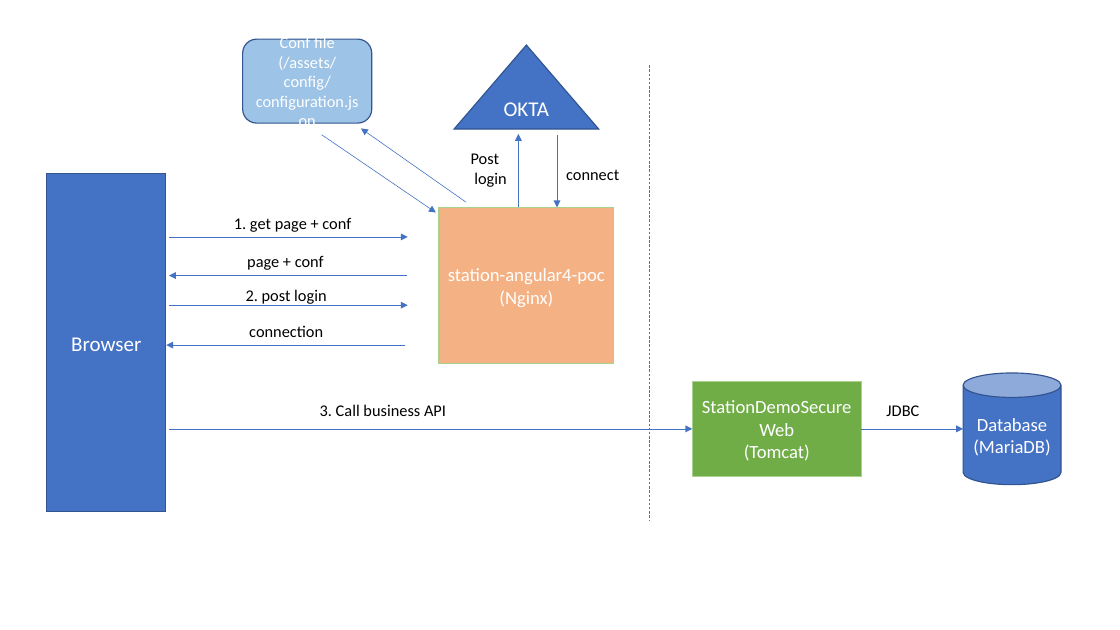
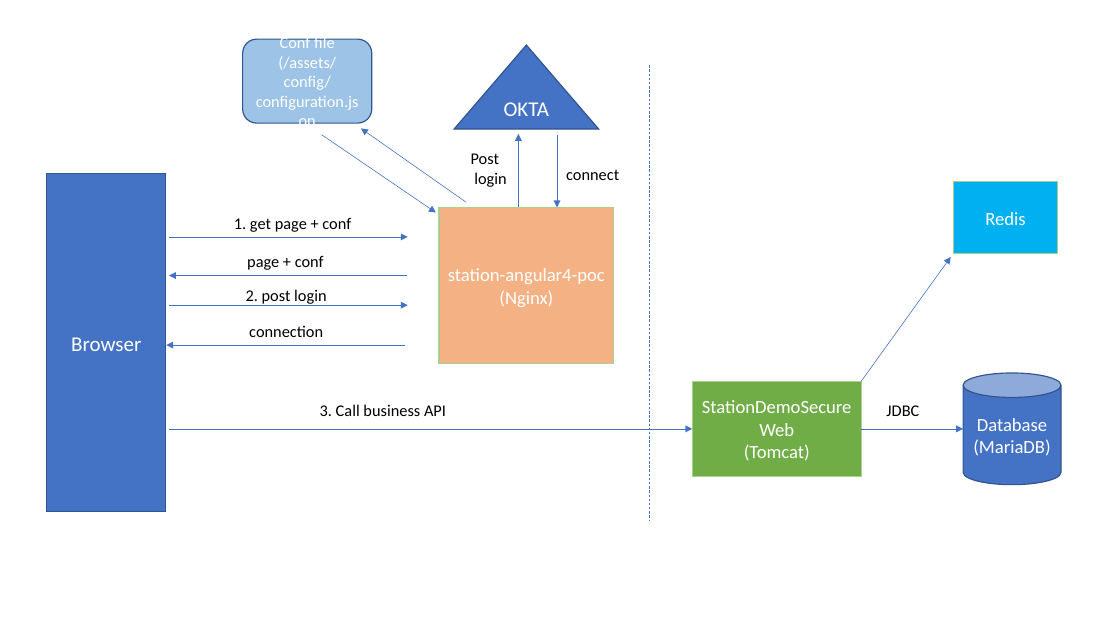
Before and after one commit to kagzouli/StationDemoProject, a slide deck: slide 1 of schema/StationDemoWeb.pptx. Drawn at 1120x630 pixels with LibreOffice and Linux fonts; fonts in the diff are those of the drawing. Boxes give left, top, right and bottom in pixels: in the first picture for what was removed or moved away, otherwise in the second. Text is boxed around its words. In the diff, an @@ line names an element or a change of style, - is before the commit and + after.

Commit message:
Correction image with redis

```diff
--- a/schema/StationDemoWeb.pptx
+++ b/schema/StationDemoWeb.pptx
@@ rectangle added at (954, 181, 1058, 254), fill #00B0F0, outline #A9D18E 1 pt, 16 pt, text #FFFFFF @@
+Redis
@@ arrow added from (861, 381) to (951, 257), #4472C4 0.5 pt @@
```
Also in this commit, not shown: 1 other file.
